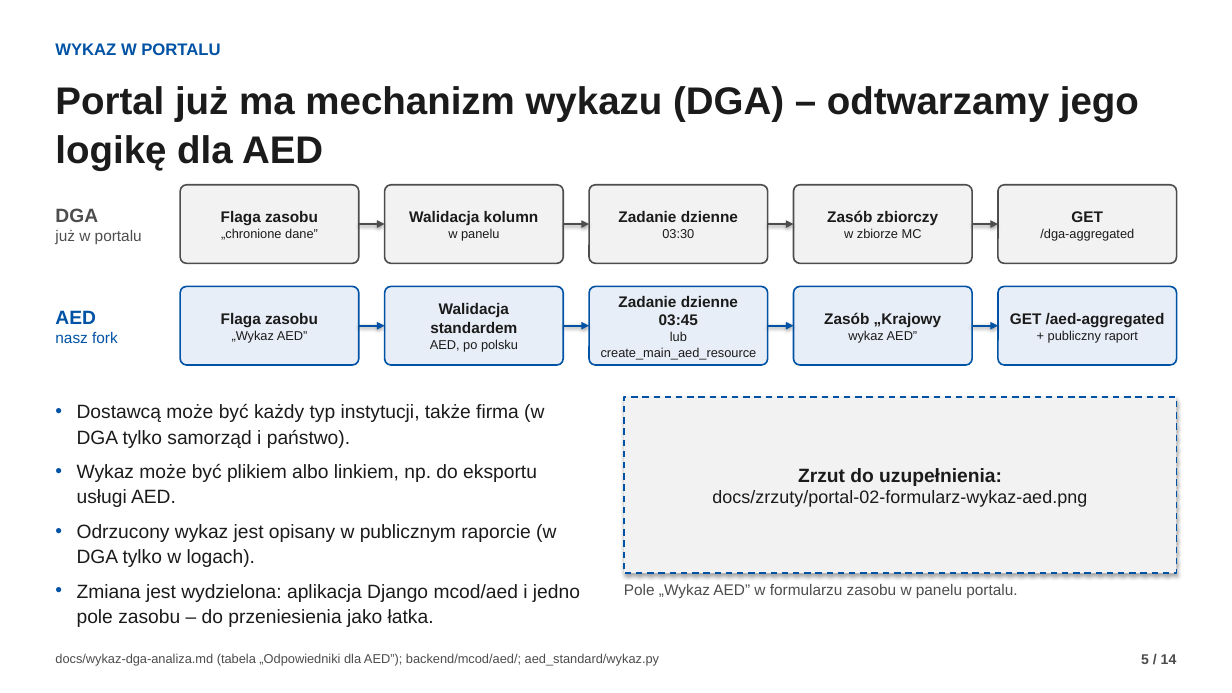
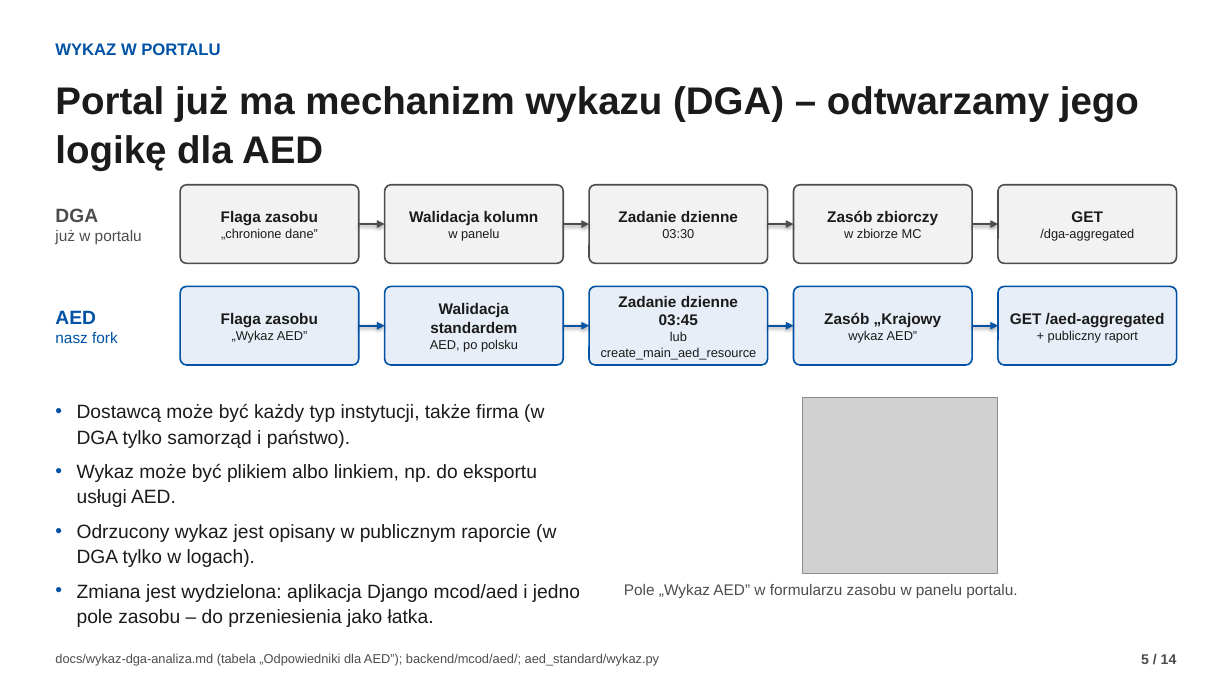
Before and after one commit to fidok15/AED, a slide deck: slide 5 of docs/prezentacja/misja-aed.pptx. Drawn at 1232x693 pixels with LibreOffice and Linux fonts; fonts in the diff are those of the drawing; grey boxes stand for pictures. Boxes give left, top, right and bottom in pixels: in the first picture for what was removed or moved away, otherwise in the second. Text is boxed around its words. In the diff, an @@ line names an element or a change of style, - is before the commit and + after.

Commit message:
docs: real portal screenshots (dataset, admin form, table, map), documents follow what was run
- frontend fork against the local API shows the national list with 781 rows in the table and on the map
- admin panel: editing, list as a link, manual column types confirmed by clicking
- presentation rebuilt with the screenshots; limitation now reads 'run locally only'

```diff
--- a/docs/prezentacja/misja-aed.pptx
+++ b/docs/prezentacja/misja-aed.pptx
@@ rectangle removed at (624,397,1177,573) @@
-Zrzut do uzupełnienia:
-docs/zrzuty/portal-02-formularz-wykaz-aed.png
@@ picture added at (803,397,998,573) @@
```
Also in this commit, not shown: 5 other slides changed, 16 other files.
